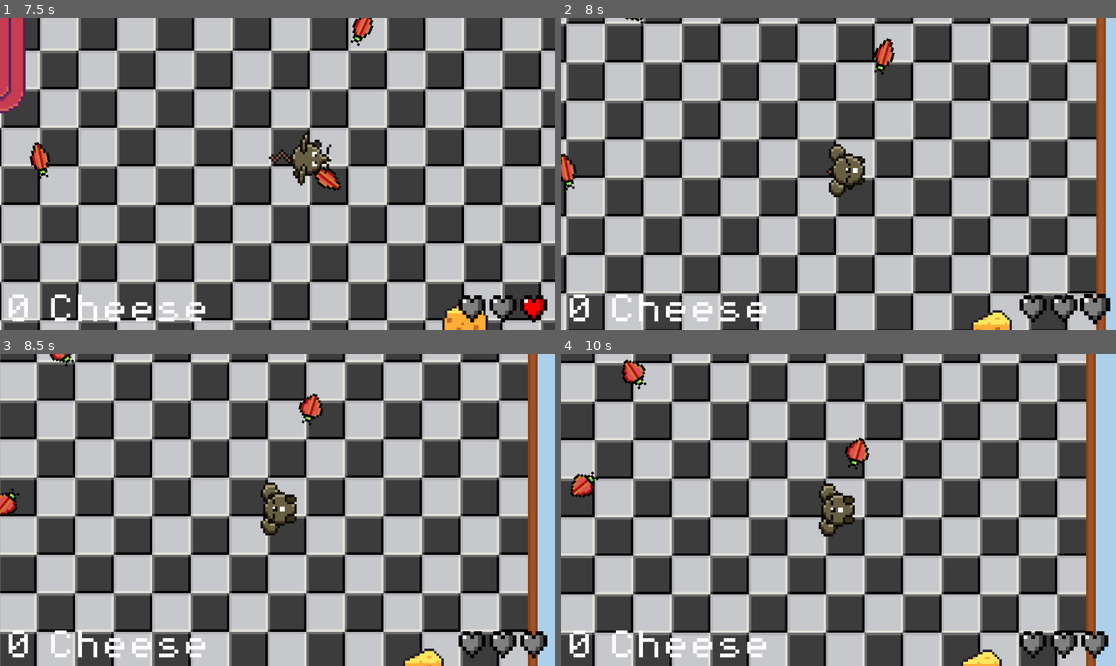
Above: before the commit, frames 1-4 (two rows, left to right).
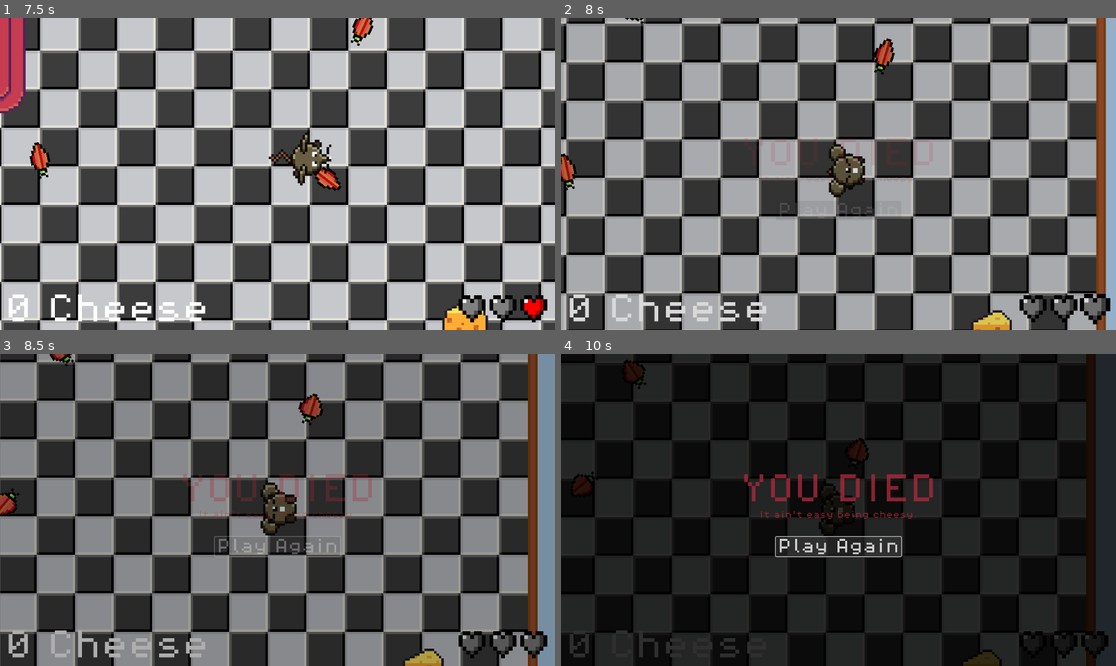
Above: after the commit, the same moments.

Repository: rasmussvala/TDDD23-Cheddar-Chase
Game: Godot game, scene res://scenes/game.tscn
The game is run twice, just before and just after one commit, with the same random seed, the same clock (stepped at 60 frames per second) and the same inputs. This scene is started directly instead of the project's main scene.
Inputs (mouse positions are in pixels of both pictures, inside the frame that each line leads up to):
- Up to frame 1 (7.5 s): tap Enter at 0.5 s; hold Right (ui_right) 0.53-1.28 s; hold Down (ui_down) 1.28-2.03 s; hold Right (ui_right) 2.03-2.78 s; hold Up (ui_up) 2.78-3.53 s; hold Left (ui_left) 3.53-5.03 s; hold Down (ui_down) 5.03-5.78 s; hold Right (ui_right) 5.78-6.53 s; hold Up (ui_up) 6.53-7.28 s; hold Right (ui_right) from 7.28 s (still down)
- Up to frame 2 (8 s): keep holding Right (ui_right)
- Up to frame 3 (8.5 s): release Right (ui_right) at 8 s; click (277, 547) at 8 s, where only the run after the commit has a clickable "Play Again"
- Up to frame 4 (10 s): click (838, 547) at 8.75 s, where only the run after the commit has a clickable "Play Again"; click (838, 547) at 9.5 s, where only the run after the commit has a clickable "Play Again"

Frame 1 is identical in both runs. In frame 2, 49% of the frame differs, in the area x 0-100%, y 0-100%; in frame 3, 58%; in frame 4, 95%.

Commit message:
Death Screen Appears Upon Death
The play again button is still not implemented.

Diff:
--- a/scenes/characters/mouse/player.tscn
+++ b/scenes/characters/mouse/player.tscn
@@ -502,10 +502,6 @@
 scale = Vector2(0.6, 0.6)
 shape = SubResource("CircleShape2D_ua4rr")
 
-[node name="death_timer" type="Timer" parent="."]
-wait_time = 2.0
-one_shot = true
-
 [node name="hurt_box" parent="." instance=ExtResource("7_d2iwd")]
 scale = Vector2(0.6, 0.6)
 collision_mask = 32
@@ -519,5 +515,3 @@
 [node name="hit_box_collision" type="CollisionShape2D" parent="hit_box"]
 shape = SubResource("CircleShape2D_vktk8")
 debug_color = Color(0, 0.64181, 0.328266, 0.42)
-
-[connection signal="timeout" from="death_timer" to="." method="_on_death_timer_timeout"]
--- /dev/null
+++ b/scenes/death_screen.tscn
@@ -0,0 +1,70 @@
+[gd_scene load_steps=3 format=3 uid="uid://86tsdexohbg4"]
+
+[ext_resource type="Script" path="res://scripts/death_screen.gd" id="1_qinvd"]
+[ext_resource type="FontFile" uid="uid://hu3cedqh4cft" path="res://assets/tools/fonts/PixelOperator8.ttf" id="1_vrx8g"]
+
+[node name="death_screen" type="CanvasLayer"]
+script = ExtResource("1_qinvd")
+
+[node name="window" type="ColorRect" parent="."]
+anchors_preset = 15
+anchor_right = 1.0
+anchor_bottom = 1.0
+grow_horizontal = 2
+grow_vertical = 2
+color = Color(0, 0, 0, 1)
+
+[node name="death_label" type="Label" parent="window"]
+layout_mode = 1
+anchors_preset = 8
+anchor_left = 0.5
+anchor_top = 0.5
+anchor_right = 0.5
+anchor_bottom = 0.5
+offset_left = -204.0
+offset_top = -74.0
+offset_right = 204.0
+offset_bottom = -10.0
+grow_horizontal = 2
+grow_vertical = 2
+theme_override_colors/font_color = Color(0.643137, 0.160784, 0.235294, 1)
+theme_override_fonts/font = ExtResource("1_vrx8g")
+theme_override_font_sizes/font_size = 64
+text = "YOU DIED"
+
+[node name="cheesy_label" type="Label" parent="window"]
+layout_mode = 1
+anchors_preset = 8
+anchor_left = 0.5
+anchor_top = 0.5
+anchor_right = 0.5
+anchor_bottom = 0.5
+offset_left = -165.0
+offset_top = 1.5
+offset_right = 165.0
+offset_bottom = 24.5
+grow_horizontal = 2
+grow_vertical = 2
+theme_override_colors/font_color = Color(0.643137, 0.160784, 0.235294, 1)
+theme_override_fonts/font = ExtResource("1_vrx8g")
+theme_override_font_sizes/font_size = 16
+text = "It ain't easy being cheesy."
+
+[node name="restart_button" type="Button" parent="window"]
+layout_mode = 1
+anchors_preset = 8
+anchor_left = 0.5
+anchor_top = 0.5
+anchor_right = 0.5
+anchor_bottom = 0.5
+offset_left = -130.0
+offset_top = 56.0
+offset_right = 130.0
+offset_bottom = 96.0
+grow_horizontal = 2
+grow_vertical = 2
+theme_override_fonts/font = ExtResource("1_vrx8g")
+theme_override_font_sizes/font_size = 32
+text = "Play Again"
+
+[connection signal="pressed" from="window/restart_button" to="." method="_on_restart_button_pressed"]
--- a/scenes/game.tscn
+++ b/scenes/game.tscn
@@ -1,9 +1,10 @@
-[gd_scene load_steps=7 format=3 uid="uid://b3wdmox28pm05"]
+[gd_scene load_steps=8 format=3 uid="uid://b3wdmox28pm05"]
 
 [ext_resource type="Script" path="res://scripts/game_manager.gd" id="1_sqrlk"]
 [ext_resource type="PackedScene" uid="uid://cq501sdvos586" path="res://scenes/tools/hud.tscn" id="2_cdmx2"]
 [ext_resource type="PackedScene" uid="uid://ct4xnrb6ua7pq" path="res://scenes/characters/enemies/bug.tscn" id="2_yj2lc"]
 [ext_resource type="PackedScene" uid="uid://dnlv8wuw8y7et" path="res://scenes/characters/mouse/player.tscn" id="3_0xa32"]
+[ext_resource type="PackedScene" uid="uid://86tsdexohbg4" path="res://scenes/death_screen.tscn" id="3_ke3th"]
 [ext_resource type="PackedScene" uid="uid://o8sj1thyh5lx" path="res://scenes/test/tile_map.tscn" id="3_no3av"]
 [ext_resource type="PackedScene" uid="uid://cv7e0kb2x6ro2" path="res://scenes/collectibles/cheese.tscn" id="6_prwsy"]
 
@@ -14,6 +15,9 @@
 script = ExtResource("1_sqrlk")
 
 [node name="hud" parent="." instance=ExtResource("2_cdmx2")]
+unique_name_in_owner = true
+
+[node name="death_screen" parent="." instance=ExtResource("3_ke3th")]
 unique_name_in_owner = true
 
 [node name="tile_map" parent="." instance=ExtResource("3_no3av")]
@@ -43,3 +47,5 @@
 
 [node name="cheese_4" parent="." instance=ExtResource("6_prwsy")]
 position = Vector2(113, -58)
+
+[connection signal="trigger_death_screen" from="player" to="game_manager" method="_on_player_trigger_death_screen"]
--- a/scripts/characters/mouse/player.gd
+++ b/scripts/characters/mouse/player.gd
@@ -13,6 +13,7 @@
 var max_health = 3
 var current_health = max_health
 var is_dead = false
+signal trigger_death_screen
 
 # knockback variables
 var knockback_velocity = Vector2.ZERO
@@ -25,7 +26,6 @@
 @onready var animated_sprite_2d: AnimatedSprite2D = $animated_sprite_2d
 @onready var hit_box: HitBox = $hit_box
 @onready var hurt_box: HurtBox = $hurt_box
-@onready var death_timer: Timer = $death_timer
 
 func _ready():
 	animated_sprite_2d.connect("animation_finished", Callable(self, "_on_animation_finished"))
@@ -155,11 +155,12 @@
 
 # Function to handle player death
 func die():
+	const DEATH_SCREEN = preload("res://scenes/death_screen.tscn")
+
 	is_dead = true
 	animated_sprite_2d.play("death")
-
 	Engine.time_scale = 0.5
-	death_timer.start()
+	trigger_death_screen.emit()
 
 # Function to check if hurtbox is entered
 func _on_hurtbox_body_entered(body):
--- /dev/null
+++ b/scripts/death_screen.gd
@@ -0,0 +1,27 @@
+extends CanvasLayer
+
+@onready var window: ColorRect = $window
+@onready var death_label: Label = $window/death_label
+@onready var cheesy_label: Label = $window/cheesy_label
+@onready var restart_button: Button = $window/restart_button
+
+@export var fade_in_time = 1.5
+
+func _ready():
+	var opacity = 0.0
+	window.color.a = opacity
+	death_label.modulate.a = opacity
+	cheesy_label.modulate.a = opacity
+	restart_button.modulate.a = opacity
+
+func fade_in():
+	var opacity = 1.0
+
+	var tween = create_tween()
+	tween.tween_property(window, "color:a", opacity, fade_in_time)
+	tween.parallel().tween_property(death_label, "modulate:a", opacity, fade_in_time)
+	tween.parallel().tween_property(cheesy_label, "modulate:a", opacity, fade_in_time)
+	tween.parallel().tween_property(restart_button, "modulate:a", opacity, fade_in_time)
+
+func _on_restart_button_pressed() -> void:
+	pass # Replace with function body.
--- a/scripts/game_manager.gd
+++ b/scripts/game_manager.gd
@@ -3,8 +3,12 @@
 var score = 0
 
 @onready var hud: CanvasLayer = %hud
+@onready var death_screen: CanvasLayer = %death_screen
 
 # Add a point for collected cheese and update HUD
 func add_point() -> void:
 	score += 1
 	hud.update_score(score)
+
+func _on_player_trigger_death_screen() -> void:
+	death_screen.fade_in()
Not shown: 1 places in scenes/characters/mouse/player.tscn that only renumber resources
